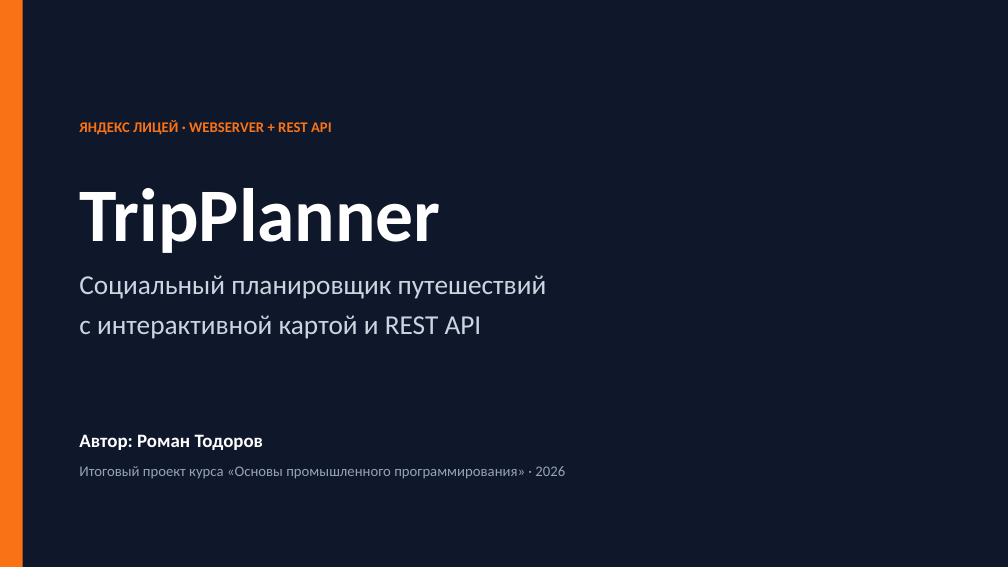
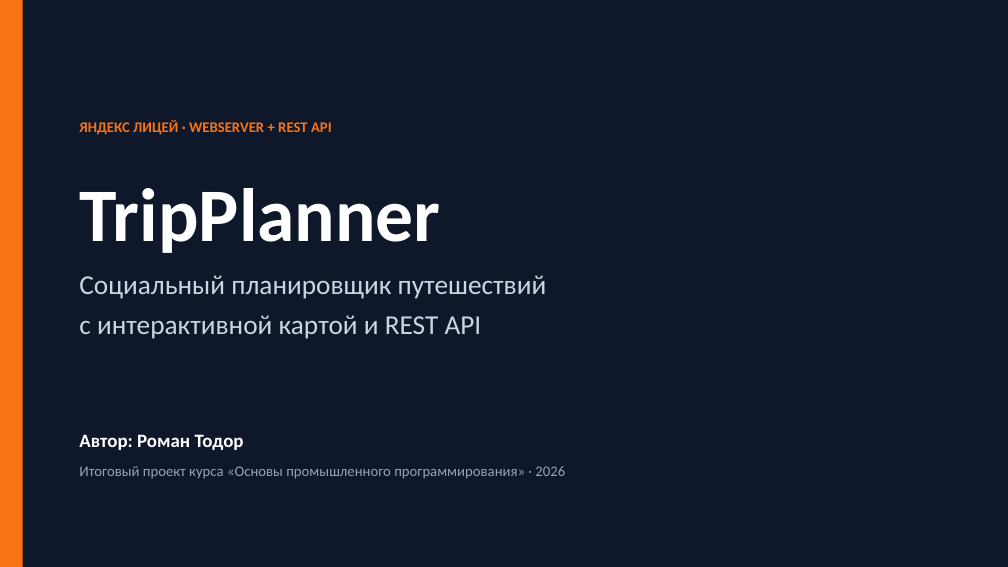
Before and after one commit to rom0tod/travel, a slide deck: slide 1 of docs/TripPlanner_presentation.pptx. Drawn at 1008x567 pixels with LibreOffice and Linux fonts; fonts in the diff are those of the drawing. Boxes give left, top, right and bottom in pixels: in the first picture for what was removed or moved away, otherwise in the second. Text is boxed around its words. In the diff, an @@ line names an element or a change of style, - is before the commit and + after.

Commit message:
Fix author surname: Тодоров → Тодор
Update across generators (build_presentation.py, build_docs.py) and
all rendered deliverables — pptx + docx + markdown sources.

```diff
--- a/docs/TripPlanner_presentation.pptx
+++ b/docs/TripPlanner_presentation.pptx
@@ text at box(79, 434, 244, 450): text changed @@
-Автор: Роман Тодоров
+Автор: Роман Тодор
```
Also in this commit, not shown: 1 other slide changed, 7 other files.
